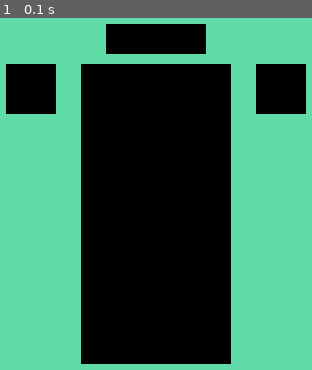
Above: before the commit, frame 1.
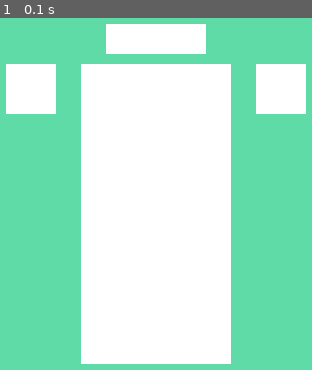
Above: after the commit, the same moment.

Repository: SamiFatmi/Tetris-AI
Game: pygame game, started from tetris_pygame.py
The game is run twice, just before and just after one commit, with the same random seed, the same clock (stepped at 60 frames per second) and the same inputs.
Inputs:
- Up to frame 1 (0.1 s): no input

The runs differ from the first frame. In frame 1, 48% of the frame differs, in the area x 1-99%, y 1-99%.

Commit message:
added settings + replaced some hard code

Diff:
--- a/tetris_pygame.py
+++ b/tetris_pygame.py
@@ -1,14 +1,25 @@
 import pygame, sys
+
+# settings
+main_window_width = 400
+main_window_height = 400
+
+#colors:
+background_color = (94,219,167)
+game_space_color = (255,255,255)
+hold_space_color = (255,255,255)
+score_background_color = (255,255,255)
+next_piece_space_color = (255,255,255)
 
 
 #main window
-window = pygame.display.set_mode((400,400))
+window = pygame.display.set_mode((main_window_width,main_window_height))
 
 # spaceholders
-play_space=pygame.Rect(125,50,150,300)
-hold_space = pygame.Rect(50,50,50,50)
-score_space = pygame.Rect(150,10,100,30)
-next_piece_space = pygame.Rect(300,50,50,50)
+play_space=pygame.Rect(int(main_window_width*0.625/2),int(main_window_height*0.25/2),int(main_window_width * 0.375),int(main_window_width*0.75))
+hold_space = pygame.Rect(int(main_window_width*0.125),int(main_window_height*0.25/2),int(main_window_width*0.625/5),int(main_window_width*0.625/5))
+score_space = pygame.Rect(int(main_window_width*0.375),int(main_window_height*0.025),int(main_window_width*0.25),int(main_window_height*0.075))
+next_piece_space = pygame.Rect(int(main_window_width*0.75),int(main_window_height*0.25/2),int(main_window_width*0.625/5),int(main_window_width*0.625/5))
 
 # clock
 clock = pygame.time.Clock()
@@ -27,13 +38,13 @@
             sys.exit()
 
     # main window filling
-    window.fill((94,219,167))
+    window.fill(background_color)
 
     # drawing surfaces
-    pygame.draw.rect(window,(0,0,0),play_space)
-    pygame.draw.rect(window,(0,0,0),hold_space)
-    pygame.draw.rect(window,(0,0,0),score_space)
-    pygame.draw.rect(window,(0,0,0),next_piece_space)
+    pygame.draw.rect(window,game_space_color,play_space)
+    pygame.draw.rect(window,hold_space_color,hold_space)
+    pygame.draw.rect(window,score_background_color,score_space)
+    pygame.draw.rect(window,next_piece_space_color,next_piece_space)
 
     # update & update frequency
     pygame.display.update()
